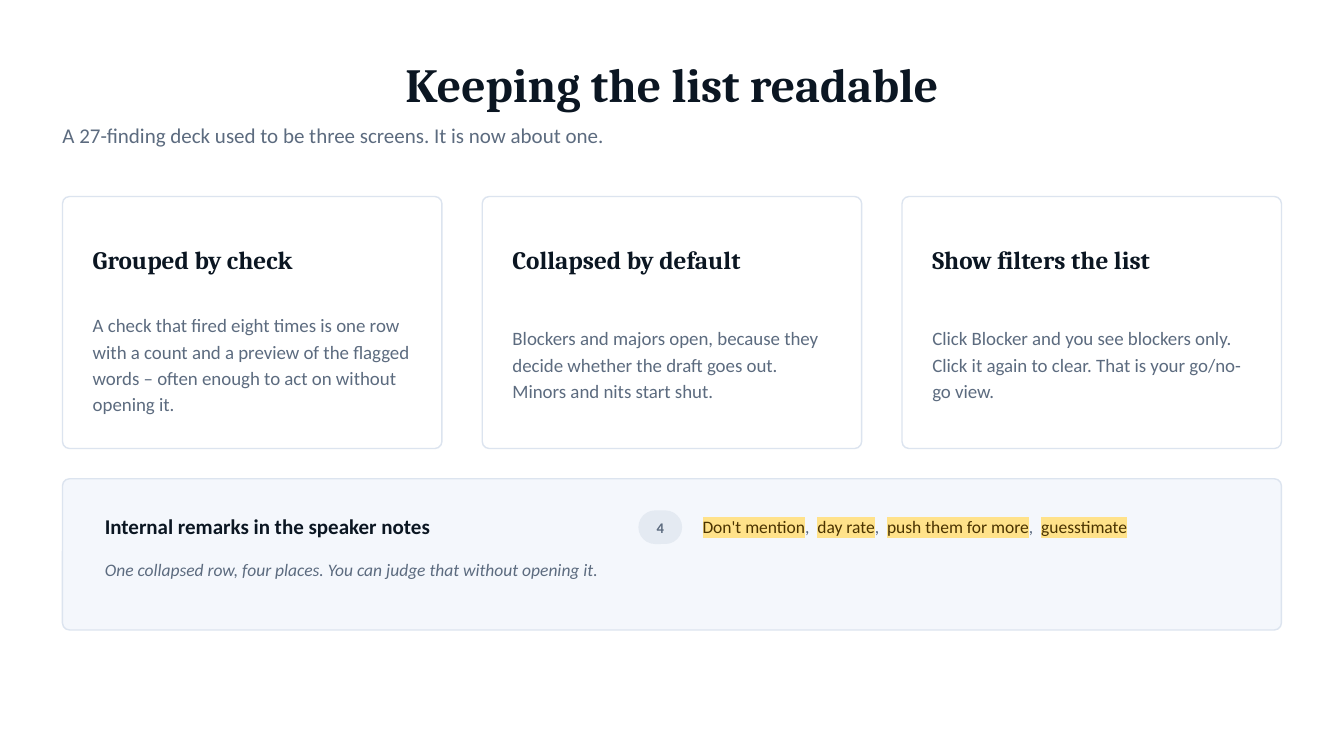
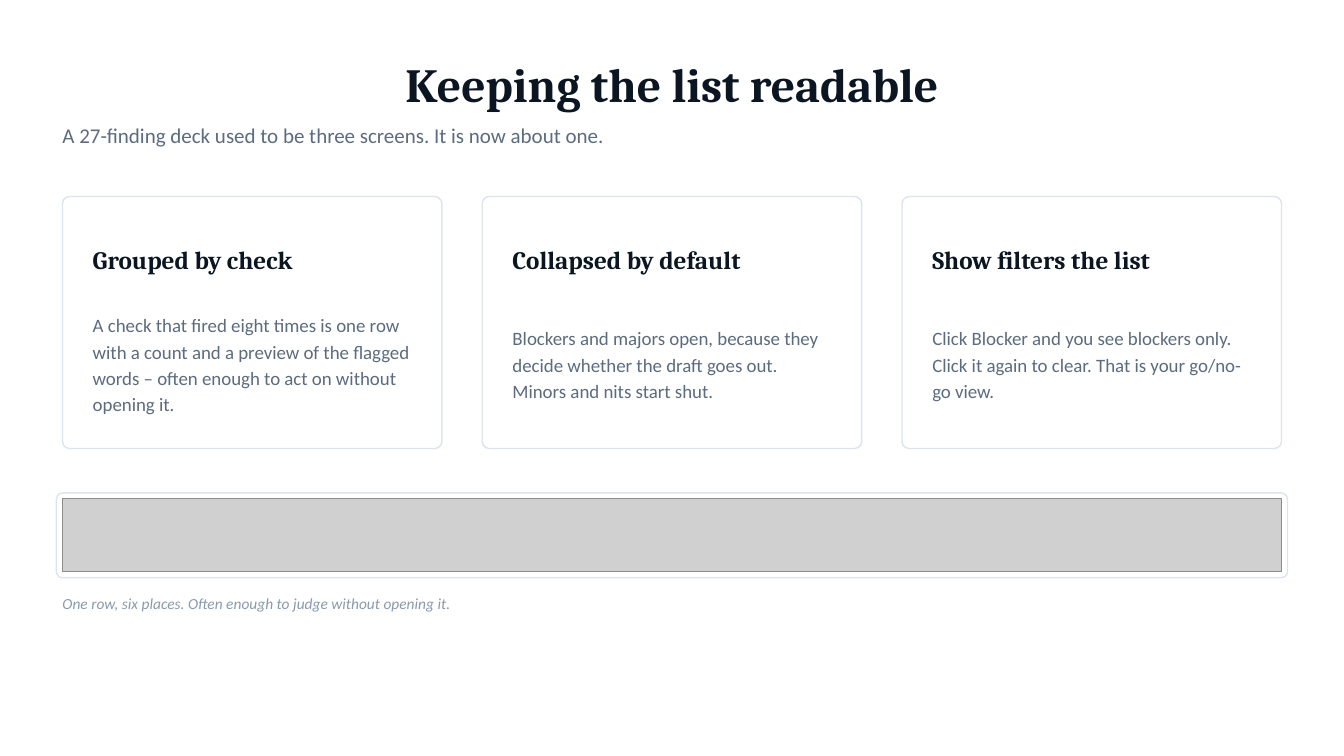
Before and after one commit to CyberNarwal/levelblue-scorecard, a slide deck: slide 8 of Report QA - team walkthrough.pptx. Drawn at 1344x756 pixels with LibreOffice and Linux fonts; fonts in the diff are those of the drawing; grey boxes stand for pictures. Boxes give left, top, right and bottom in pixels: in the first picture for what was removed or moved away, otherwise in the second. Text is boxed around its words. In the diff, an @@ line names an element or a change of style, - is before the commit and + after.

```diff
--- a/Report QA - team walkthrough.pptx
+++ b/Report QA - team walkthrough.pptx
@@ rounded rectangle: place and size @@
-rounded rectangle at (63, 479, 1281, 630)
+rounded rectangle at (56, 493, 1288, 578)
@@ rounded rectangle at (56, 493, 1288, 578): fill #F4F7FC to #FFFFFF; proportions changed @@
@@ picture added at (63, 499, 1281, 572) @@
@@ text removed at (105, 519, 429, 538) @@
-Internal remarks in the speaker notes
@@ rounded rectangle removed at (639, 511, 682, 543) @@
@@ text removed at (657, 523, 664, 533) @@
-4
@@ text removed at (703, 519, 1127, 538) @@
-Don't mention, day rate, push them for more, guesstimate
@@ text at (62, 598, 451, 612): text changed; size 12.5 to 11 pt; text colour #5C6B7F to #8A9AAC @@
-One collapsed row, four places. You can judge that without opening it.
+One row, six places. Often enough to judge without opening it.
```
Also in this commit, not shown: 5 other slides changed, 12 other files.
